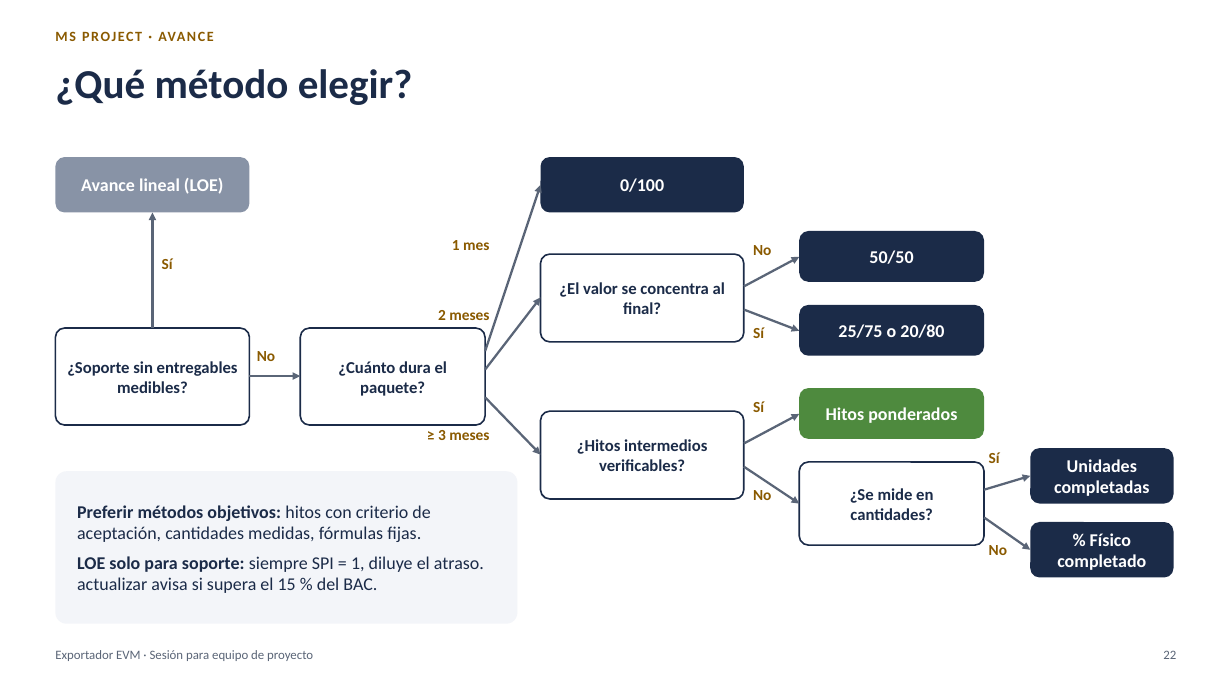
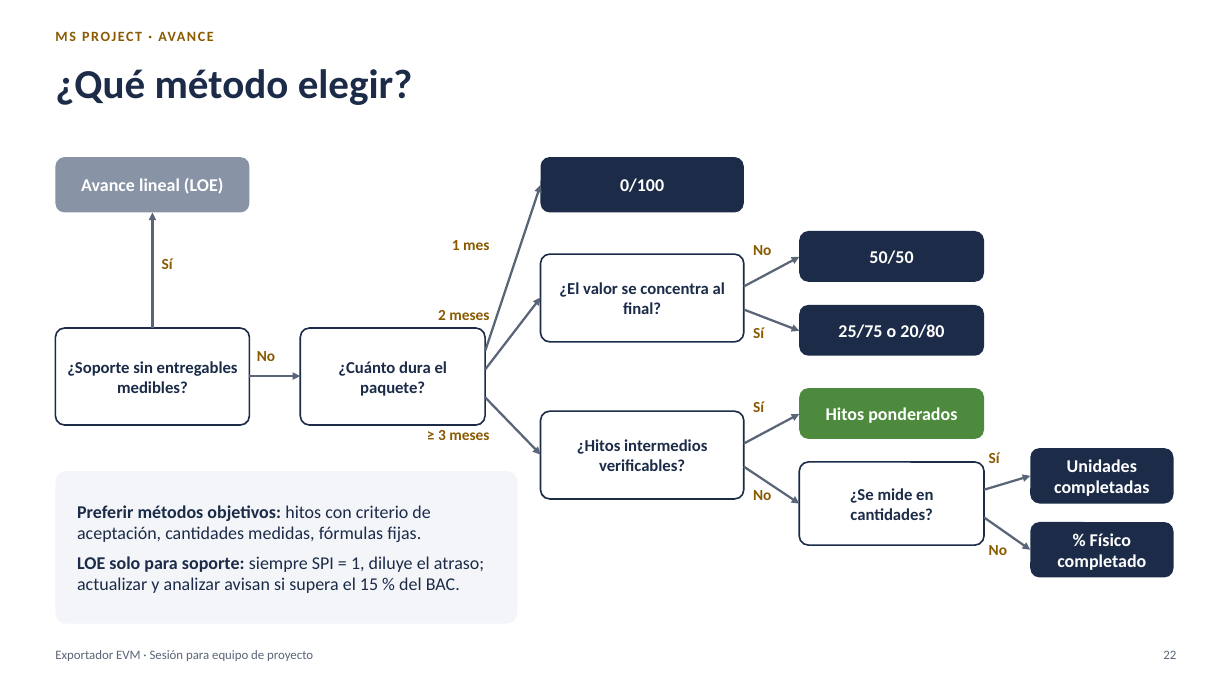
Before and after one commit to MarceloSalazar/evm-automation, a slide deck: slide 22 of docs/presentacion-jefes-de-proyecto.pptx. Drawn at 1232x693 pixels with LibreOffice and Linux fonts; fonts in the diff are those of the drawing. Boxes give left, top, right and bottom in pixels: in the first picture for what was removed or moved away, otherwise in the second. Text is boxed around its words. In the diff, an @@ line names an element or a change of style, - is before the commit and + after.

```diff
--- a/docs/presentacion-jefes-de-proyecto.pptx
+++ b/docs/presentacion-jefes-de-proyecto.pptx
@@ text in rounded rectangle at (77, 556, 484, 593): text changed @@
-LOE solo para soporte: siempre SPI = 1, diluye el atraso. actualizar avisa si supera el 15 % del BAC.
+LOE solo para soporte: siempre SPI = 1, diluye el atraso; actualizar y analizar avisan si supera el 15 % del BAC.
```
Also in this commit, not shown: 15 other slides changed, 1 other file.
